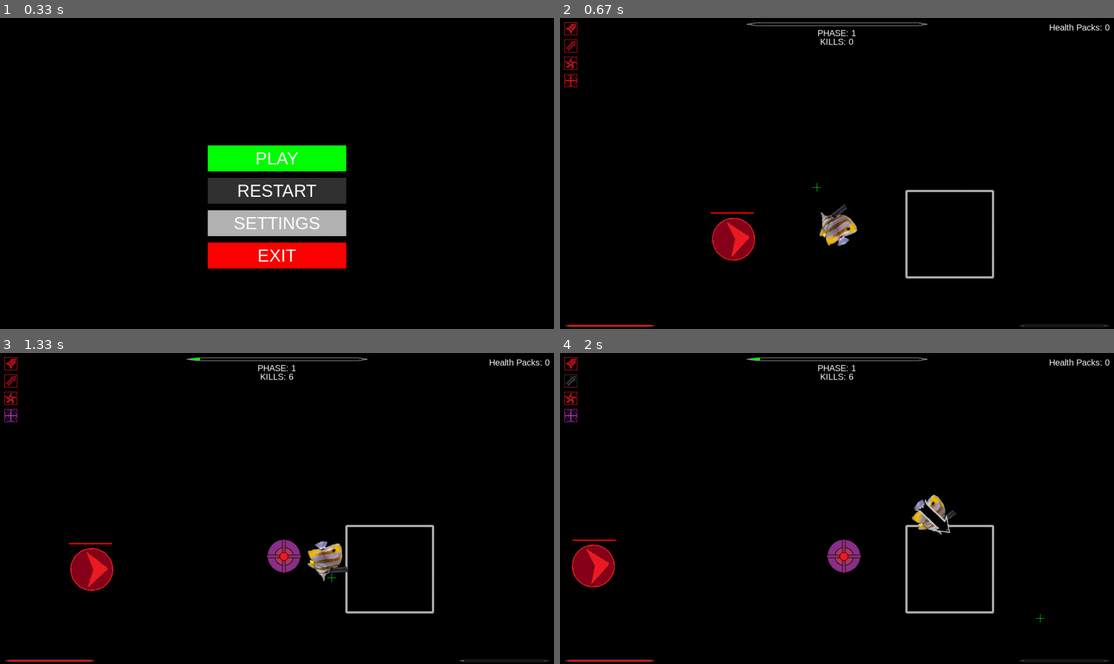
Above: before the commit, frames 1-4 (two rows, left to right).
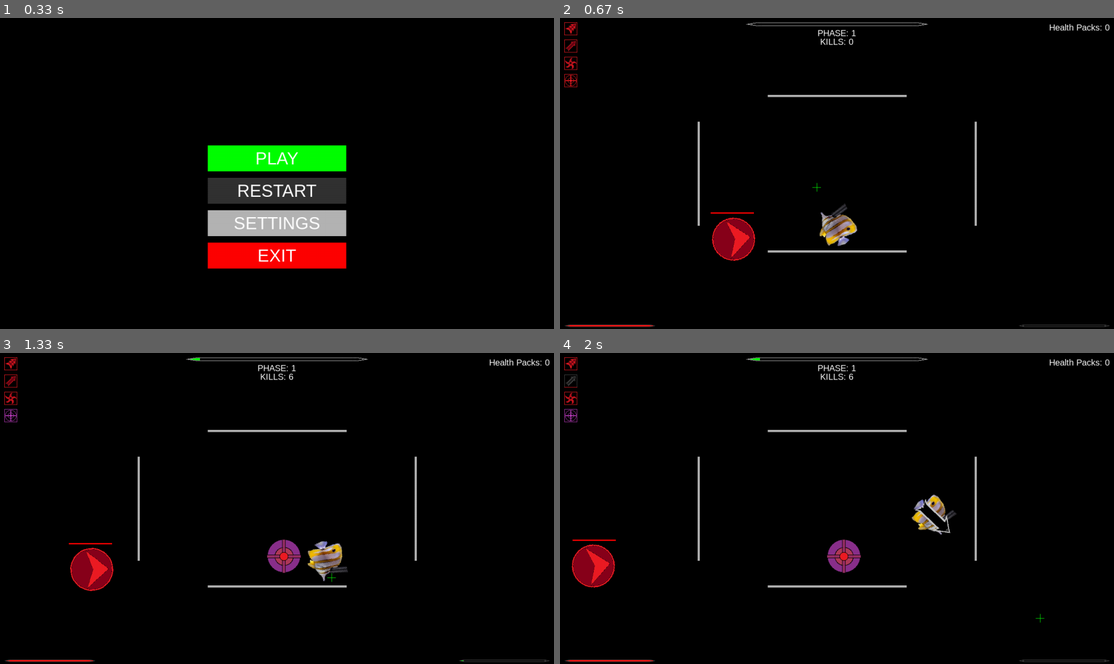
Above: after the commit, the same moments.

Repository: Jacob1Carter/BulletHellPygame
Game: pygame game, started from main.py
Same seed, same stepped clock (60 frames per second), same inputs: the game is played once before the commit and once after it.
Inputs (mouse positions are in pixels of both pictures, inside the frame that each line leads up to):
- Up to frame 1 (0.33 s): no input
- Up to frame 2 (0.67 s): click (814, 185) at 0.38 s
- Up to frame 3 (1.33 s): click "Health Packs: 0" at 0.72 s; hold D from 1 s (still down); move the mouse to (332, 576) at 1.03 s; tap F at 1.07 s; tap K at 1.15 s
- Up to frame 4 (2 s): tap F at 1.37, 1.57, 1.9 s; release D at 1.47 s; hold W 1.5-1.8 s; move the mouse to (665, 580) at 1.53 s; hold D from 1.83 s (still down); move the mouse to (1041, 617) at 1.87 s; tap E at 1.98 s

Frame 1 is identical in both runs. In frame 2, 1.2% of the frame differs, in the area x 24-79%, y 24-84%; in frame 3, 1.2%; in frame 4, 1.2%.

Commit message:
better cover

Diff:
--- a/entities.py
+++ b/entities.py
@@ -366,7 +366,7 @@
             self.bx = b[0]
             self.by = b[-1]
 
-    def __init__(self, position_list, transform):
+    def __init__(self, position_list, transform=(0, 0)):
 
         self.position_list = []
         for position in position_list:
--- a/main.py
+++ b/main.py
@@ -264,7 +264,7 @@
 
         for cover in covers:
             for segment in cover.segments:
-                if shortest_distance(segment.ax, segment.ay, segment.bx, segment.by, bullet.x, bullet.y) <= bullet.width*2:
+                if shortest_distance(segment.ax, segment.ay, segment.bx, segment.by, bullet.x, bullet.y) <= bullet.width * 2:
                     if bullet not in remove_list:
                         remove_list.append(bullet)
                     break
@@ -349,10 +349,10 @@
         shockwave.damage = (shockwave.a * (math.sqrt(shockwave.thickness))) + (shockwave.b * shockwave.thickness) + shockwave.c
 
         if WIDTH >= HEIGHT:
-            if shockwave.radius > WIDTH*1.2:
+            if shockwave.radius > WIDTH * 1.2:
                 shockwaves.remove(shockwave)
         else:
-            if shockwave.radius > HEIGHT*1.2:
+            if shockwave.radius > HEIGHT * 1.2:
                 shockwaves.remove(shockwave)
 
 
@@ -858,7 +858,54 @@
     glaives = []
     shockwaves = []
     covers = [
-        entities.Cover([(100, 100), (300, 100), (300, 300), (100, 300), (100, 100)], (700, 300))
+        entities.Cover(
+            [
+                (
+                    WIDTH * (1 / 4),
+                    HEIGHT * (1 / 3),
+                ),
+                (
+                    WIDTH * (1 / 4),
+                    HEIGHT - (HEIGHT * (1 / 3)),
+                ),
+            ]
+        ),
+        entities.Cover(
+            [
+                (
+                    WIDTH - (WIDTH * (1 / 4)),
+                    HEIGHT * (1 / 3),
+                ),
+                (
+                    WIDTH - (WIDTH * (1 / 4)),
+                    HEIGHT - (HEIGHT * (1 / 3)),
+                ),
+            ]
+        ),
+        entities.Cover(
+            [
+                (
+                    WIDTH * (3 / 8),
+                    HEIGHT * (1 / 4),
+                ),
+                (
+                    WIDTH - (WIDTH * (3 / 8)),
+                    HEIGHT * (1 / 4),
+                ),
+            ]
+        ),
+        entities.Cover(
+            [
+                (
+                    WIDTH * (3 / 8),
+                    HEIGHT - (HEIGHT * (1 / 4)),
+                ),
+                (
+                    WIDTH - (WIDTH * (3 / 8)),
+                    HEIGHT - (HEIGHT * (1 / 4)),
+                ),
+            ]
+        ),
     ]
 
     play_button = ui_objects.Button((WIDTH // 2) - ((WIDTH // 4) / 2), (HEIGHT // 2) - 65, WIDTH // 4, 60, COLOURS["green"], "PLAY", COLOURS["white"])
